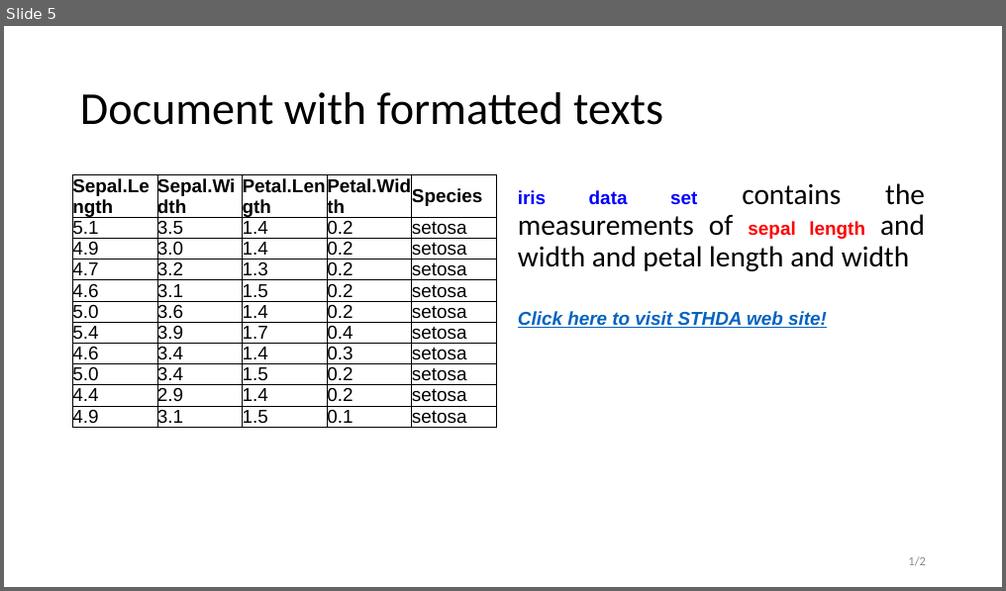
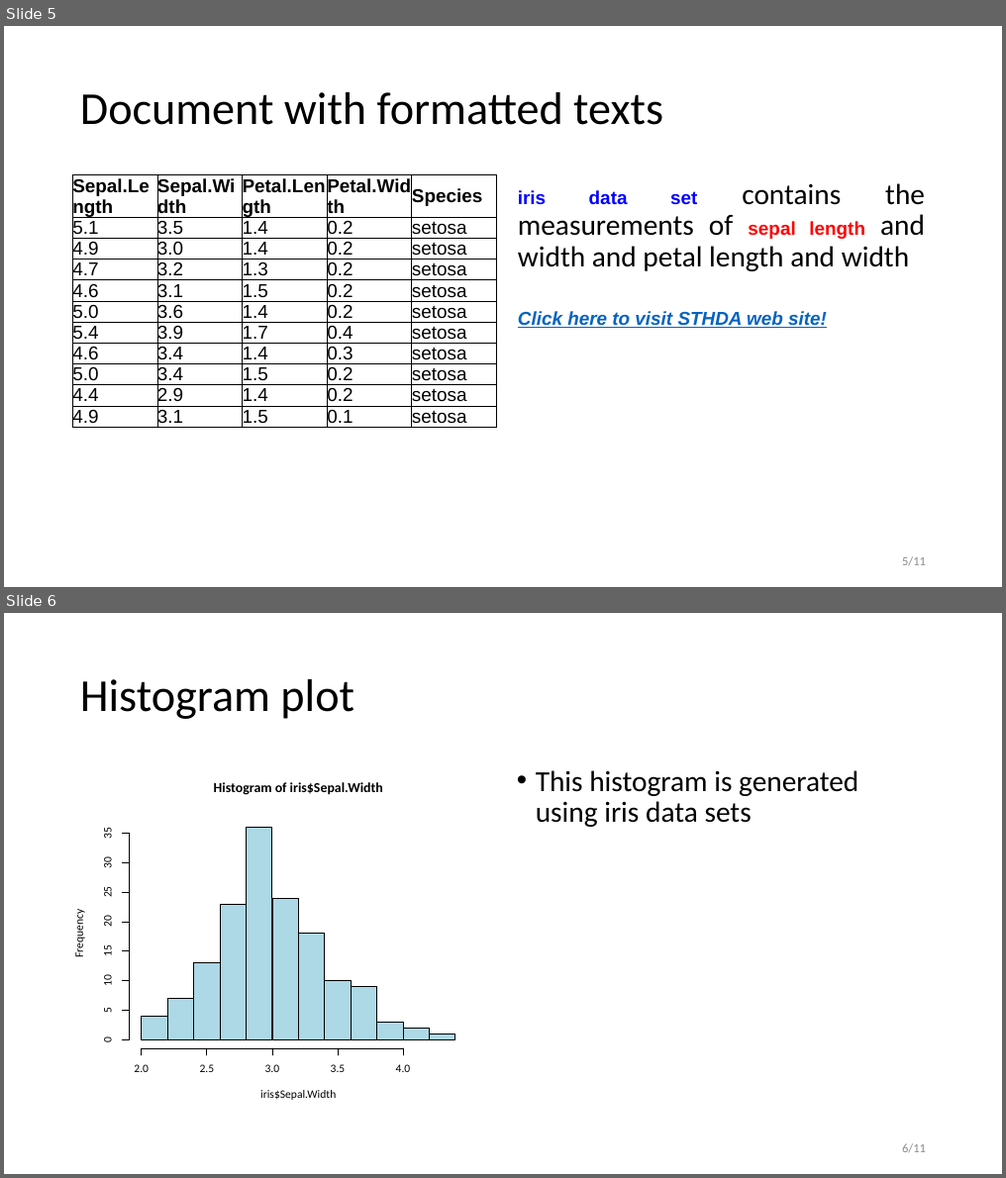
Before and after one commit to tiborh/r, a slide deck: data/r-reporters-powerpoint.pptx. Shown one above the other, each under a label of ours: slide 5 before the commit, slides 5 and 6 after it. The pictures are 1006x591 and 1006x1178 pixels, drawn with LibreOffice and Linux fonts; fonts in the diff are those of the drawing. Boxes give left, top, right and bottom in pixels: in the first picture for what was removed or moved away, otherwise in the second. Text is boxed around its words. In the diff, an @@ line names an element or a change of style, - is before the commit and + after.

```diff
--- a/data/r-reporters-powerpoint.pptx
+++ b/data/r-reporters-powerpoint.pptx
@@ slide 6 added at bbox=[4, 613, 1002, 1174], background #FFFFFF @@
@@ title added at bbox=[80, 679, 354, 719], 44 pt, text #000000 @@
+Histogram plot
@@ text added at bbox=[536, 770, 858, 827], 28 pt, text #000000 @@
+• This histogram is generated using iris data sets
@@ group added at bbox=[72, 782, 455, 1100]: 16 texts, 15 freeform shapes, 12 rectangles @@
+Histogram of iris$Sepal.Width
+iris$Sepal.Width
+Frequency
+2.0
+2.5
+3.0
+3.5
+4.0
+0
+5
+10
+15
+20
+25
+30
+35
@@ text added at bbox=[902, 1144, 926, 1154], 12 pt, text #8C8C8C @@
+6/11
@@ slide 5 changed as well @@
@@ text at bbox=[902, 557, 926, 567]: text changed @@
-1/2
+5/11
```
Also in this commit, not shown: 4 other slides changed, 5 other slides added, 9 other files.
